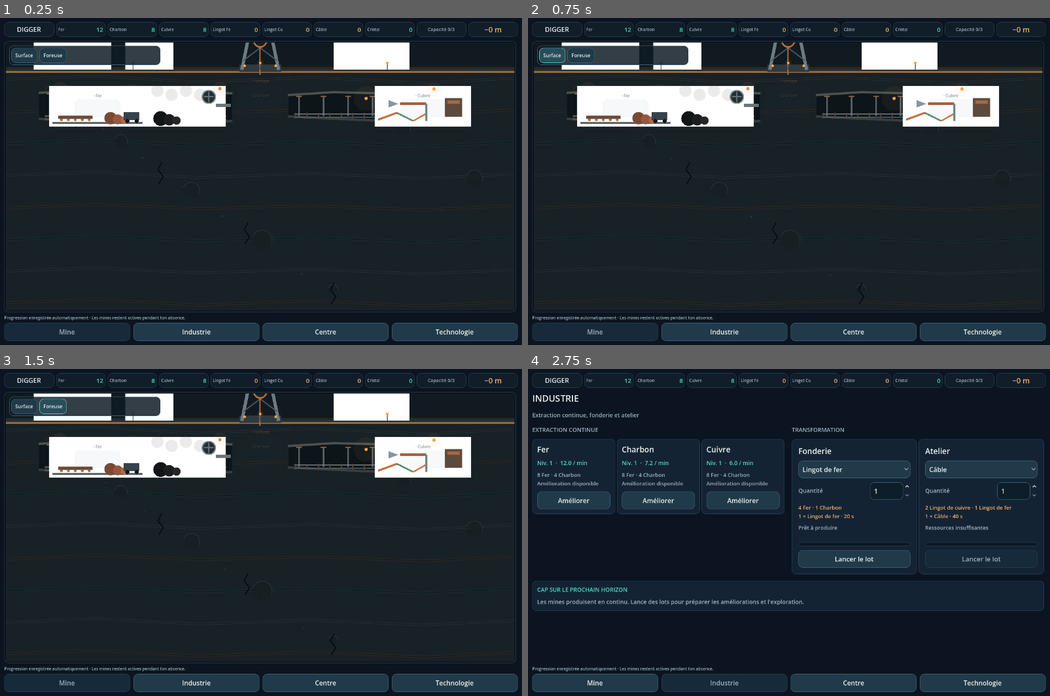
Above: before the commit, frames 1-4 (two rows, left to right).
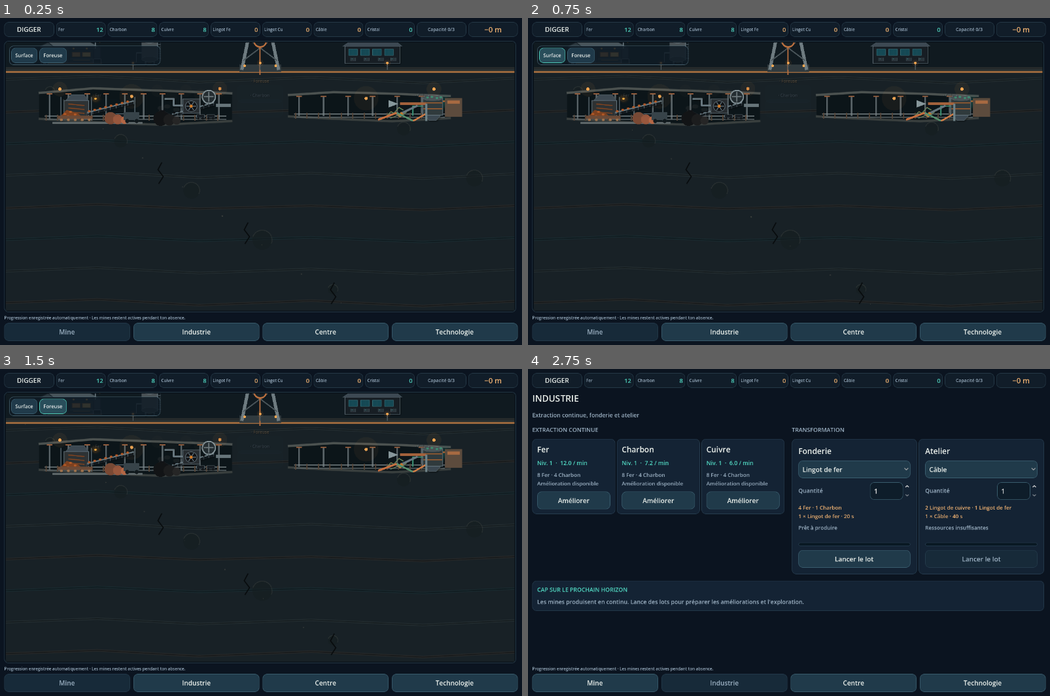
Above: after the commit, the same moments.

Repository: devjonathan1999-del/Project-Digger
Game: Godot game, scene res://scenes/main.tscn
Same seed, same stepped clock (60 frames per second), same inputs: the game is played once before the commit and once after it.
Inputs:
- Up to frame 1 (0.25 s): no input
- Up to frame 2 (0.75 s): click "Surface" at 0.5 s
- Up to frame 3 (1.5 s): click "Foreuse" at 1.25 s
- Up to frame 4 (2.75 s): click "Industrie" at 2 s

The runs differ from the first frame. In frame 1, 8.5% of the frame differs, in the area x 6-91%, y 7-34%; in frame 2, 8.5%; in frame 3, 8.5%; in frame 4, nothing differs.

Commit message:
fix: remove white backgrounds from v0.6 assets

Diff:
--- a/src/industry/ui/mine_v06_assets.gd
+++ b/src/industry/ui/mine_v06_assets.gd
@@ -14,10 +14,40 @@
     "crystal_module": "res://assets/industry/v06/crystal_module.png",
 }
 
+static var _texture_cache: Dictionary = {}
+
 static func has_asset(id: String) -> bool:
     return PATHS.has(id) and ResourceLoader.exists(str(PATHS[id]))
 
 static func texture_for(id: String) -> Texture2D:
     if not has_asset(id):
         return null
-    return load(str(PATHS[id])) as Texture2D
+    if _texture_cache.has(id):
+        return _texture_cache[id] as Texture2D
+
+    var source := load(str(PATHS[id])) as Texture2D
+    if source == null:
+        return null
+    var image := source.get_image()
+    if image == null or image.is_empty():
+        _texture_cache[id] = source
+        return source
+
+    _fade_neutral_white_to_alpha(image)
+    var processed := ImageTexture.create_from_image(image)
+    _texture_cache[id] = processed
+    return processed
+
+static func _fade_neutral_white_to_alpha(image: Image) -> void:
+    for y in range(image.get_height()):
+        for x in range(image.get_width()):
+            var pixel := image.get_pixel(x, y)
+            if pixel.a <= 0.0:
+                continue
+            var minimum := minf(pixel.r, minf(pixel.g, pixel.b))
+            var maximum := maxf(pixel.r, maxf(pixel.g, pixel.b))
+            if minimum < 0.90 or maximum - minimum > 0.08:
+                continue
+            var alpha_scale := clampf((0.985 - minimum) / 0.085, 0.0, 1.0)
+            pixel.a *= alpha_scale
+            image.set_pixel(x, y, pixel)
